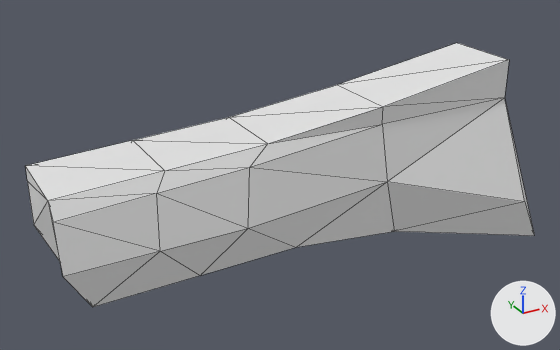
The OBJ model resources/enemy/LeftUpArm.obj, before and after one commit.
Both versions are drawn from a 50 mm camera at (-1.142, -1.025, 1.358) aimed at (-0.686, -0.197, 0.944). Every picture has the same lights, and +X, +Y and +Z are marked at lower right. Mesh edges are drawn as thin lines. Where no turn or scale is listed for an object, it has been applied to the vertices.

Objects in the first picture: '立方体.001'.
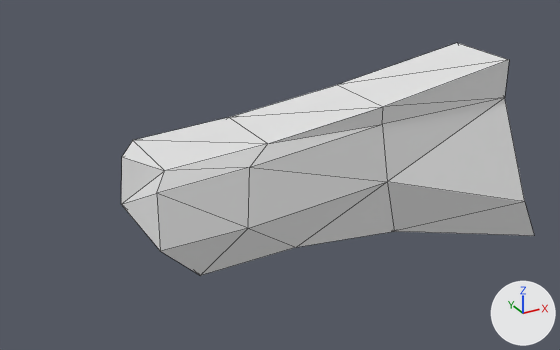
The newer file is also turned or shifted as a whole; pictures and numbers use the older file's frame.

Edits to the scene script, one JSON object a line:
```json
{"block": "me_立方体_001", "where": "# used by ob_立方体_001; location = (0.0, 0.0, 0.0)"}
{"block": "me_立方体_001", "where": "# verts and faces of me_立方体_001; kept vertices keep their numbers, new ones are numbered from 40"}
{"block": "me_立方体_001", "where": "# before: 8 (-0.342, -0.131, 1.066) at pixel (457, 42), 9 (-0.342, -0.131, 0.871), 10 (-0.342, -0.242, 1.066) at pixel (509, 59), 11 (-0.342, -0.306, 0.871) at pixel (524, 201), 12 (-0.342, -0.131, 1.011)"}
{"block": "me_立方体_001", "where": "# before: 13 (-0.342, -0.242, 1.011) at pixel (504, 97), 14 (-0.313, -0.131, 0.808), 15 (-0.311, -0.306, 0.808) at pixel (534, 235)"}
{"op": "remove", "block": "me_立方体_001", "code": "me_立方体_001.from_pydata(...)  # 40 vertices, 76 faces; spans x -0.996..-0.311, y -0.306..-0.131, z 0.808..1.066"}
{"op": "add", "block": "me_立方体_001", "code": "me_立方体_001.from_pydata(...)  # 32 vertices, 60 faces; spans x -0.885..-0.311, y -0.306..-0.131, z 0.808..1.066"}
{"block": "me_立方体_001", "change": "me_立方体_001 part 1"}
{"block": "me_立方体_001", "change": "8 vertices are removed from x -0.996..-0.966, y -0.271..-0.131, z 0.862..0.996"}
{"block": "me_立方体_001", "change": "22 faces are deleted"}
{"block": "me_立方体_001", "change": "6 new faces join them"}
{"block": "me_立方体_001", "change": "me_立方体_001 part 2"}
{"op": "add", "block": "me_立方体_001", "code": "delete_faces([(12, 13, 15), (9, 12, 14), (8, 10, 12), (11, 15, 13), (10, 13, 12), (12, 15, 14)])"}
{"op": "add", "block": "me_立方体_001", "code": "faces += [(9, 13, 11), (9, 11, 14), (9, 12, 13), (11, 15, 14), (8, 13, 12), (8, 10, 13)]"}
```

Where the change shows, as pixel boxes (x1, y1, x2, y2) in the pictures (560 x 350 px; the box of a moved part takes in the faces that stretch with it):
```json
{"object": "立方体.001", "change": "reshaped", "before": [25, 43, 534, 307], "after": [121, 43, 534, 276], "on screen": "19% narrower, 12% shorter"}
{"part": 1, "of": "me_立方体_001", "change": "cut back", "before": [25, 140, 200, 307], "after": [121, 141, 165, 250]}
{"part": 2, "of": "me_立方体_001", "change": "moved or reshaped", "before": [506, 106, 534, 232], "on screen": "not visible afterwards"}
```
